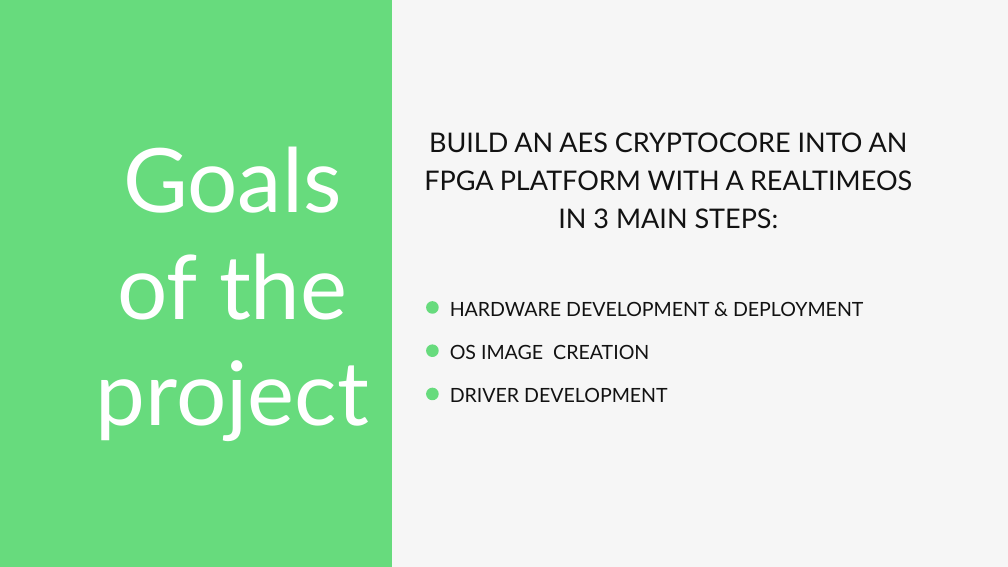
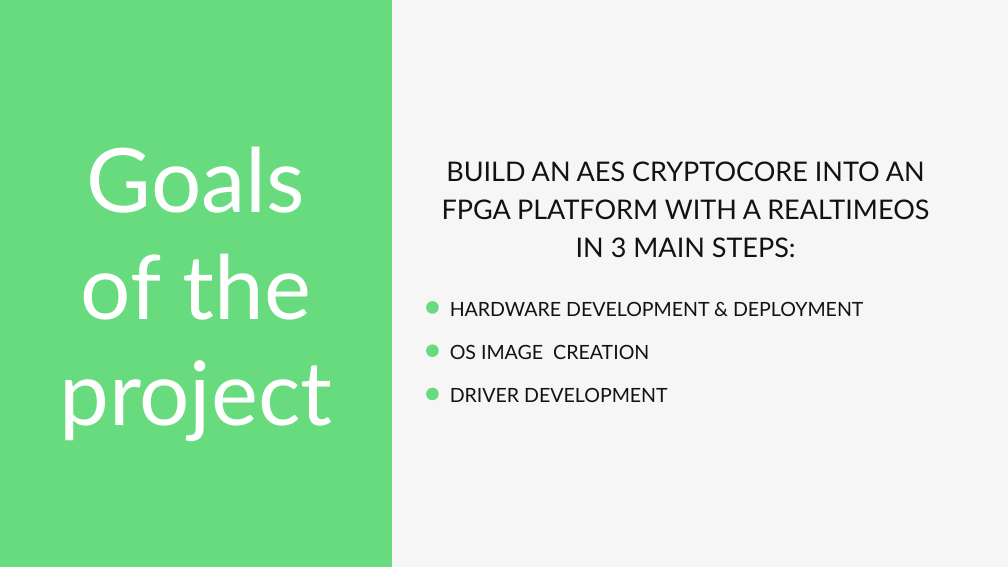
Before and after one commit to japanninja74/OS_aes-cryptocore-driver, a slide deck: slide 3 of docs/presentation.pptx. Drawn at 1008x567 pixels with LibreOffice and Linux fonts; fonts in the diff are those of the drawing. Boxes give left, top, right and bottom in pixels: in the first picture for what was removed or moved away, otherwise in the second. Text is boxed around its words. In the diff, an @@ line names an element or a change of style, - is before the commit and + after.

```diff
--- a/docs/presentation.pptx
+++ b/docs/presentation.pptx
@@ text "Goals of the project": place and size @@
-text "Goals of the project" at bbox=[96, 146, 369, 441]
+text "Goals of the project" at bbox=[59, 146, 332, 441]
@@ text "BUILD AN AES CRYPTOCORE INTO ...": place and size @@
-text "BUILD AN AES CRYPTOCORE INTO ..." at bbox=[424, 132, 912, 229]
+text "BUILD AN AES CRYPTOCORE INTO ..." at bbox=[442, 161, 929, 258]
```
Also in this commit, not shown: 20 other slides changed, 3 slides added, 2 slides removed, 1 other file.
